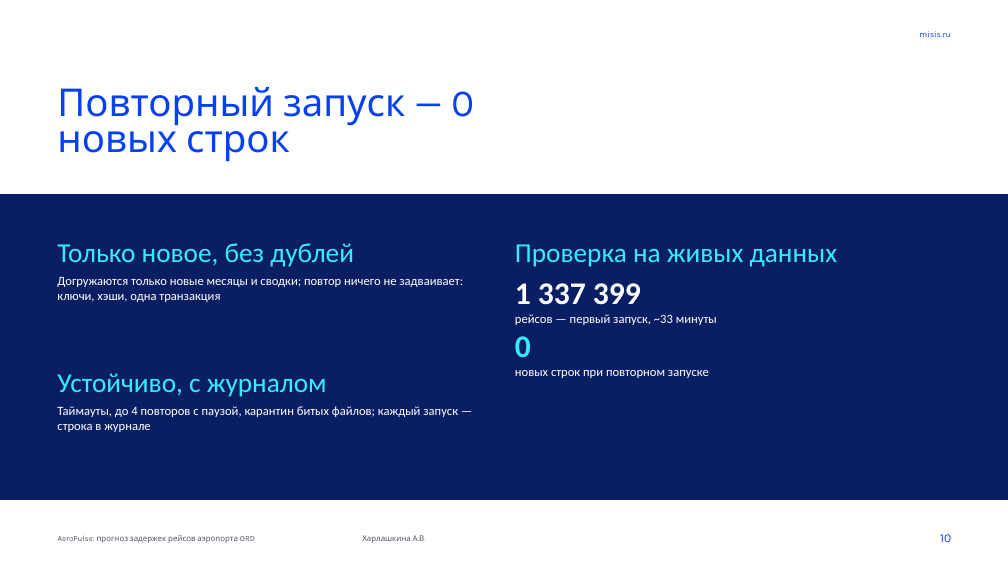
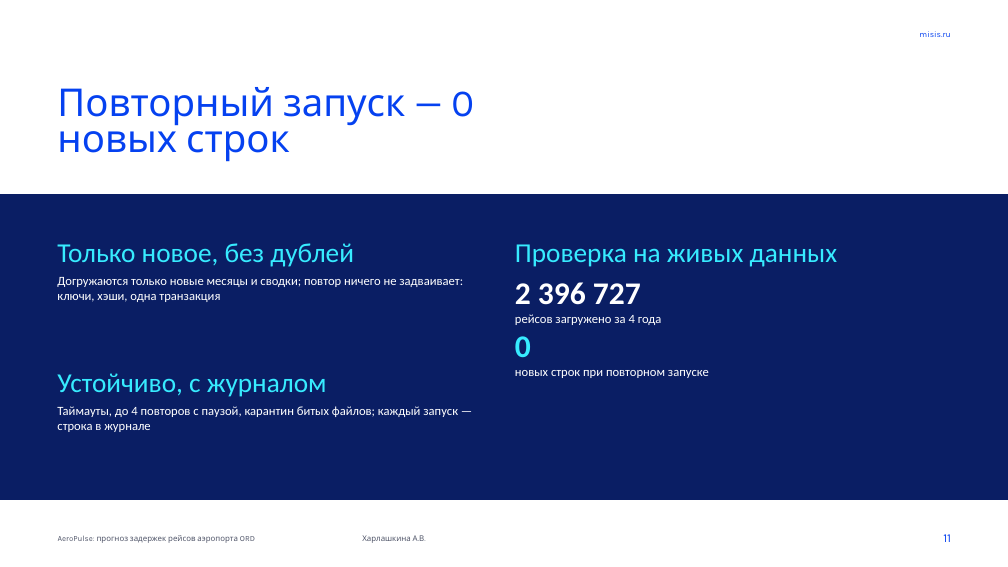
Before and after one commit to BuyBuy-Service/teterin, a slide deck: slide 11 of report/Презентация_AeroPulse.pptx (slide 10 before the commit). Drawn at 1008x567 pixels with LibreOffice and Linux fonts; fonts in the diff are those of the drawing; background and template pictures are left out. Boxes give left, top, right and bottom in pixels: in the first picture for what was removed or moved away, otherwise in the second. Text is boxed around its words. In the diff, an @@ line names an element or a change of style, - is before the commit and + after.

```diff
--- a/report/Презентация_AeroPulse.pptx
+++ b/report/Презентация_AeroPulse.pptx
@@ text at box(515, 282, 662, 325): text changed @@
-1 337 399
-рейсов — первый запуск, ~33 минуты
+2 396 727
+рейсов загружено за 4 года
@@ page number at box(943, 534, 951, 542): text changed @@
-10
+11
```
Also in this commit, not shown: 8 other slides changed, 1 slide added, 25 other files.
